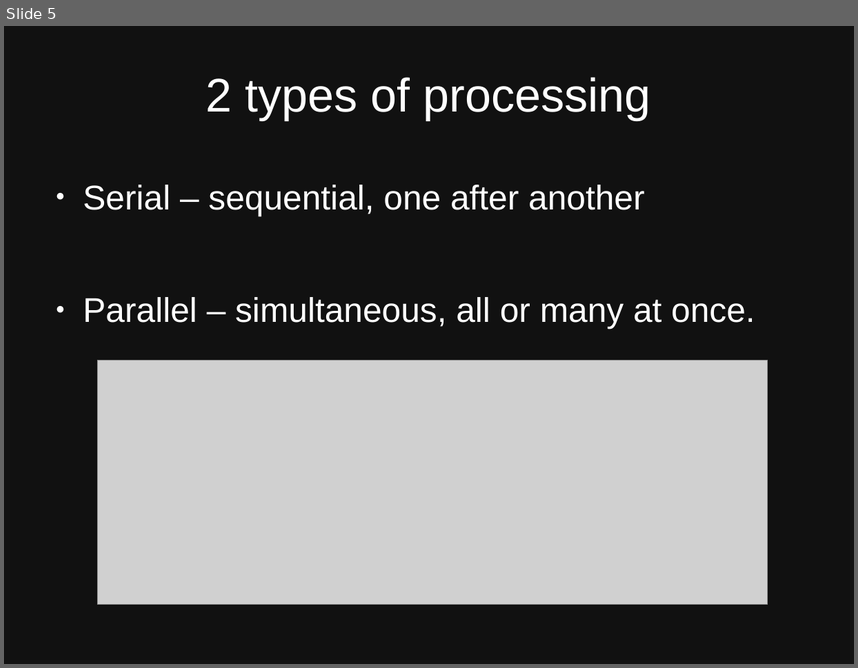
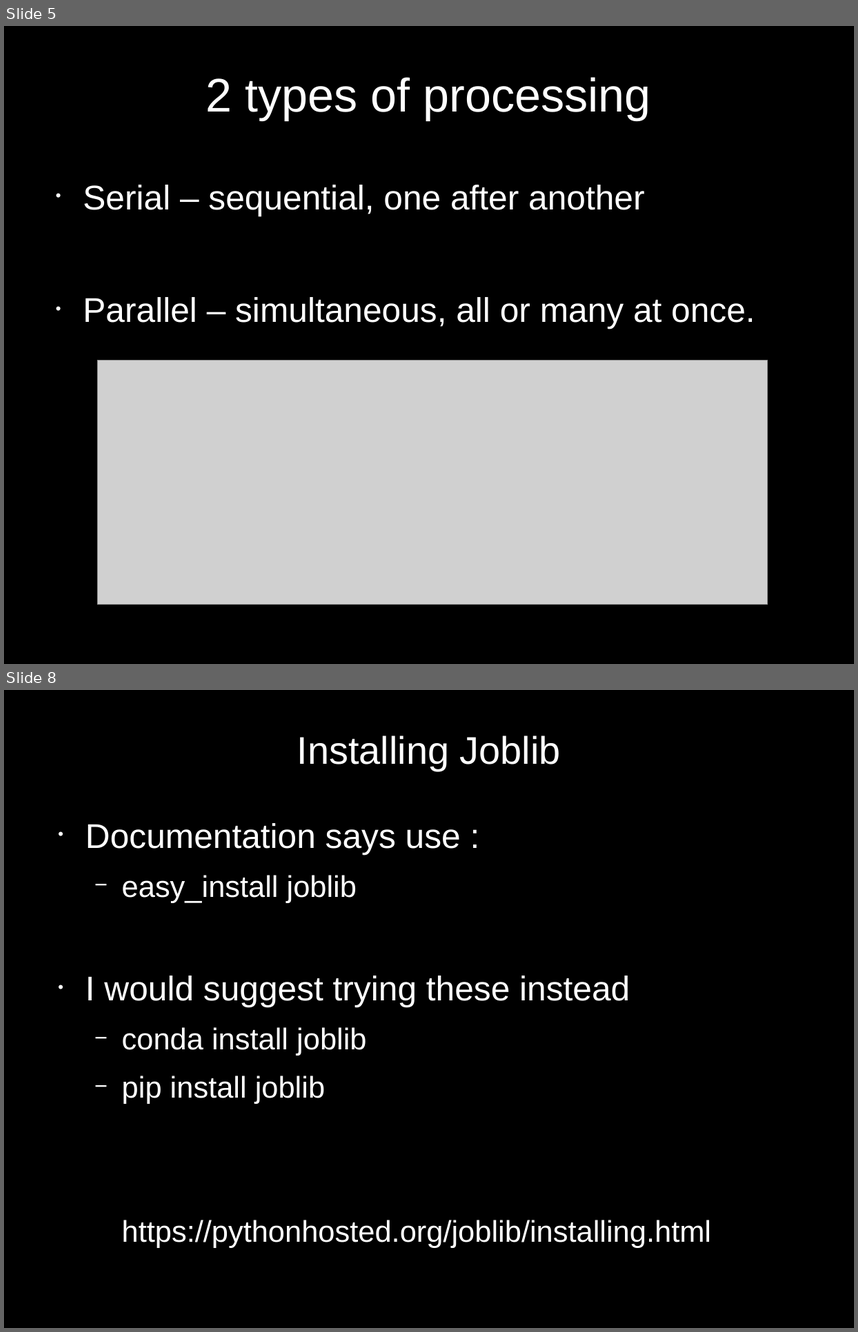
Before and after one commit to jason-neal/PC_Joblib_parrallelization, a slide deck: Embarisingly Parallel.odp. Shown one above the other, each under a label of ours: slide 5 before the commit, slides 5 and 8 after it; the slides between them are not shown. The pictures are 858x668 and 858x1332 pixels, drawn with LibreOffice and Linux fonts; fonts in the diff are those of the drawing; grey boxes stand for pictures. Boxes give left, top, right and bottom in pixels: in the first picture for what was removed or moved away, otherwise in the second. Text is boxed around its words. In the diff, an @@ line names an element or a change of style, - is before the commit and + after.

```diff
--- a/Embarisingly Parallel.odp
+++ b/Embarisingly Parallel.odp
@@ slide 8 added at [4,690,854,1328], background #000000 @@
@@ title added at [297,736,561,771], 36 pt, text #FFFFFF @@
+Installing Joblib
@@ text added at [85,823,711,1248], 28 pt, text #FFFFFF @@
+• Documentation says use :
+  − easy_install joblib
+• I would suggest trying these instead
+  − conda install joblib
+  − pip install joblib
+  https://pythonhosted.org/joblib/installing.html
@@ slide 5 changed as well @@
@@ background #111111 to #000000 @@
@@ text "Serial – sequential, one after ..." at [83,185,755,328]: bullet ● to • @@
```
Also in this commit, not shown: 3 other slides changed, 11 other slides added, 4 slides removed, 4 other files.
